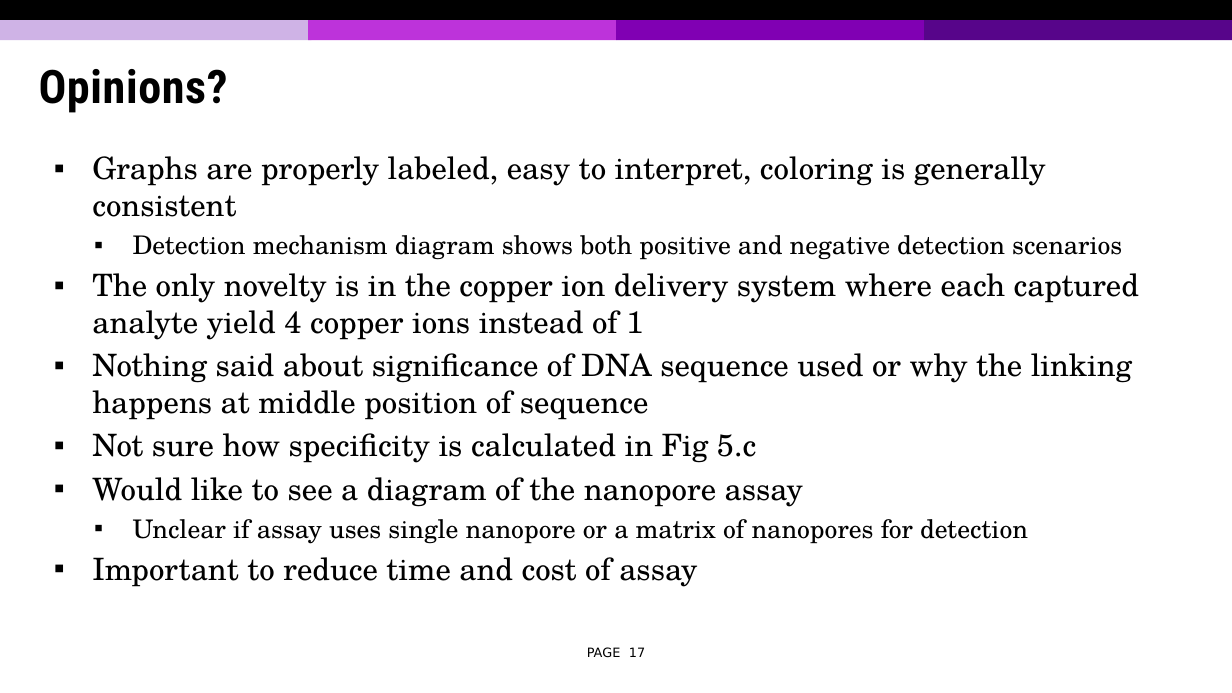
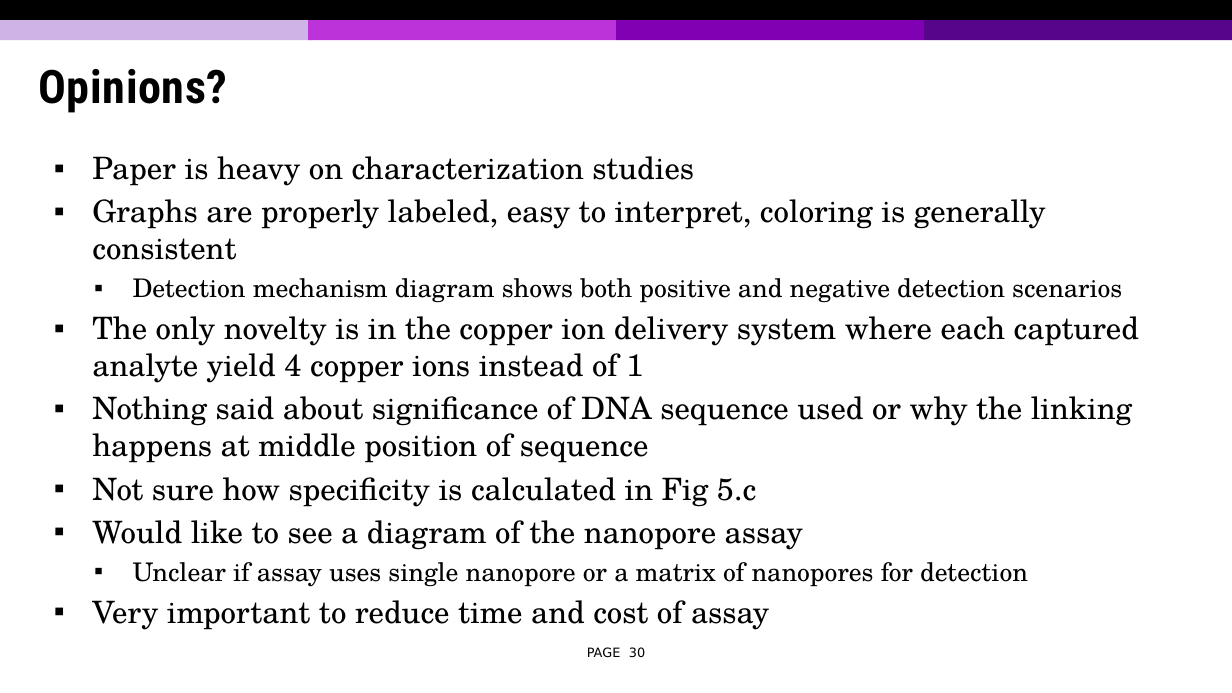
Before and after one commit to tonymin/ECE730, a slide deck: slide 30 of Presentation 2.pptx (slide 17 before the commit). Drawn at 1232x693 pixels with LibreOffice and Linux fonts; fonts in the diff are those of the drawing; background and template pictures are left out. Boxes give left, top, right and bottom in pixels: in the first picture for what was removed or moved away, otherwise in the second. Text is boxed around its words. In the diff, an @@ line names an element or a change of style, - is before the commit and + after.

Commit message:
update

```diff
--- a/Presentation 2.pptx
+++ b/Presentation 2.pptx
@@ text at (92,156,694,186): paragraph added @@
+▪ Paper is heavy on characterization studies
@@ text at (319,600,683,624): text changed @@
-▪ Important to reduce time and cost of assay
+▪ Very important to reduce time and cost of assay
@@ page number at (587,647,645,658): text changed @@
-PAGE 17
+PAGE 30
```
Also in this commit, not shown: 2 other slides changed, 13 slides added.
